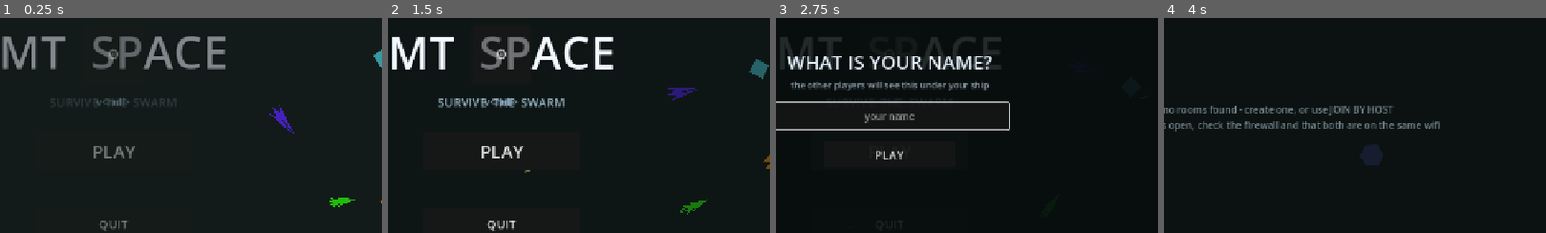
Above: before the commit, frames 1-4 (left to right).
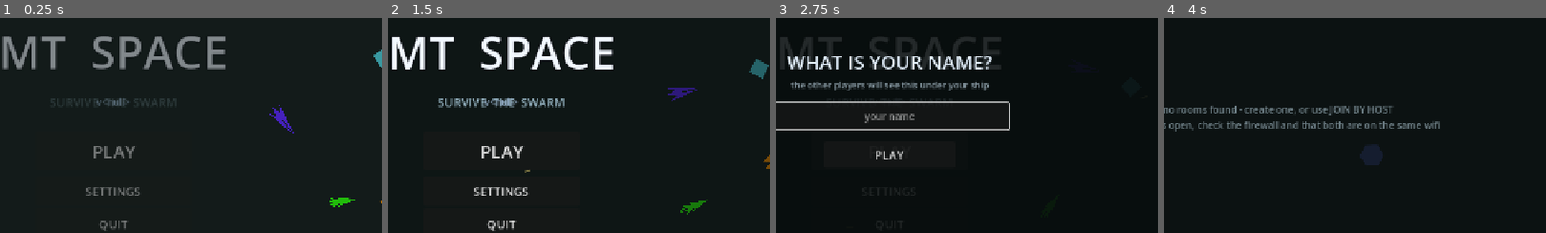
Above: after the commit, the same moments.

Repository: lmt1102011/MT-Space
Game: Godot game, scene res://scenes/menu.tscn
Two runs of this game, one before a commit and one after it. Both use one fixed random seed, a clock stepped at 60 frames per second and the inputs below.
Inputs (mouse positions are % of the whole screen's width and height, from its top left):
- Up to frame 1 (0.25 s): no input
- Up to frame 2 (1.5 s): click "⚙" (after the commit: "SETTINGS") at 0.5 s; click "PLAY" at 1.25 s
- Up to frame 3 (2.75 s): click "PLAY" at 2 s
- Up to frame 4 (4 s): click (50, 48) at 2.77 s; type "Alex" at 2.85 s; tap Enter at 3.5 s; move the mouse to (72, 45) at 3.52 s; press the mouse at (72, 45) at 3.53 s; hold D (move_right) from 3.53 s (still down)
The pictures show only the part of the screen within x 35-85%, y 25-75%; the shares and areas given below are measured in that part.

The runs differ from the first frame. In frame 1, 1.1% of the frame differs, in the area x 22-37%, y 8-83%; in frame 2, 1.4%; in frame 3, less than 0.1%; in frame 4, nothing differs.

Commit message:
fix: menu settings text button + panel z-index; HUD settings square rounded gear + volume slider

Diff:
--- a/scenes/main.tscn
+++ b/scenes/main.tscn
@@ -270,16 +270,21 @@
 script = ExtResource("5_minimap")
 
 [node name="SettingsButton" type="Button" parent="HUD"]
-anchors_preset = 2
+anchor_left = 0.0
 anchor_top = 0.0
+anchor_right = 0.0
 anchor_bottom = 0.0
 offset_left = 24.0
 offset_top = 16.0
-offset_right = 124.0
-offset_bottom = 58.0
-grow_vertical = 2
-theme_override_font_sizes/font_size = 16
-text = "SETTINGS"
+offset_right = 88.0
+offset_bottom = 80.0
+grow_horizontal = 0
+grow_vertical = 0
+theme_override_font_sizes/font_size = 32
+theme_override_constants/corner_radius = 16
+text = "⚙"
+horizontal_alignment = 1
+vertical_alignment = 1
 
 [node name="SettingsPanel" type="Control" parent="HUD"]
 anchors_preset = 2
--- a/scenes/menu.tscn
+++ b/scenes/menu.tscn
@@ -76,16 +76,14 @@
 anchor_top = 0.5
 anchor_right = 0.5
 anchor_bottom = 0.5
-offset_left = -50.0
-offset_top = -170.0
-offset_right = 50.0
-offset_bottom = -70.0
-grow_horizontal = 0
-grow_vertical = 0
-theme_override_font_sizes/font_size = 24
-text = "⚙"
-horizontal_alignment = 1
-vertical_alignment = 1
+offset_left = -130.0
+offset_top = 84.0
+offset_right = 130.0
+offset_bottom = 134.0
+grow_horizontal = 2
+grow_vertical = 2
+theme_override_font_sizes/font_size = 20
+text = "SETTINGS"
 
 [node name="QuitButton" type="Button" parent="UI"]
 anchor_left = 0.5
@@ -144,6 +142,7 @@
 offset_bottom = 200.0
 grow_horizontal = 2
 grow_vertical = 2
+z_index = 10
 visible = false
 
 [node name="Dim" type="ColorRect" parent="UI/SettingsPanel"]
--- a/scripts/hud.gd
+++ b/scripts/hud.gd
@@ -52,21 +52,24 @@
 func _setup_settings() -> void:
 	if _settings_btn:
 		_settings_btn.text = "⚙"  # icon only
+		_settings_btn.add_theme_constant_override("corner_radius", 16)
 		_settings_btn.pressed.connect(_on_settings_pressed)
 	if _settings_panel:
-		# hide everything except the quit button
 		var title = _settings_panel.get_node_or_null("Title")
 		if title: title.visible = false
 		var vol_label = _settings_panel.get_node_or_null("VolumeLabel")
-		if vol_label: vol_label.visible = false
+		if vol_label: vol_label.visible = true
 		var vol_slider = _settings_panel.get_node_or_null("VolumeSlider")
-		if vol_slider: vol_slider.visible = false
+		if vol_slider:
+			vol_slider.visible = true
+			vol_slider.value = Game.get_master_volume()
+			vol_slider.value_changed.connect(_on_volume_changed)
 		var vol_value = _settings_panel.get_node_or_null("VolumeValue")
-		if vol_value: vol_value.visible = false
+		if vol_value: vol_value.visible = true
 		var close_btn = _settings_panel.get_node_or_null("CloseButton")
 		if close_btn: close_btn.visible = false
 		if _settings_quit:
-			_settings_quit.text = "THOÁT"
+			_settings_quit.text = "TO LOBBY"
 			_settings_quit.pressed.connect(_on_settings_quit)
 
 
